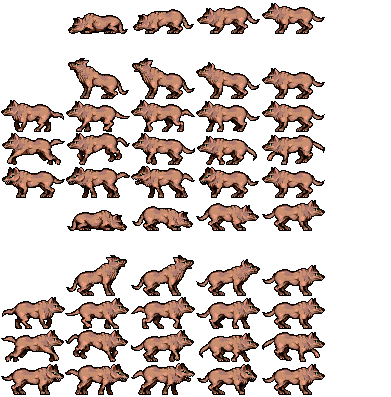
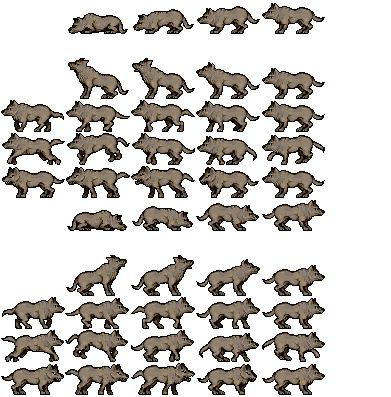
Two versions of the same layered image (391 × 397). Layer-by-layer changes:
hid "BottomMid" over [2, 4, 324, 394]
